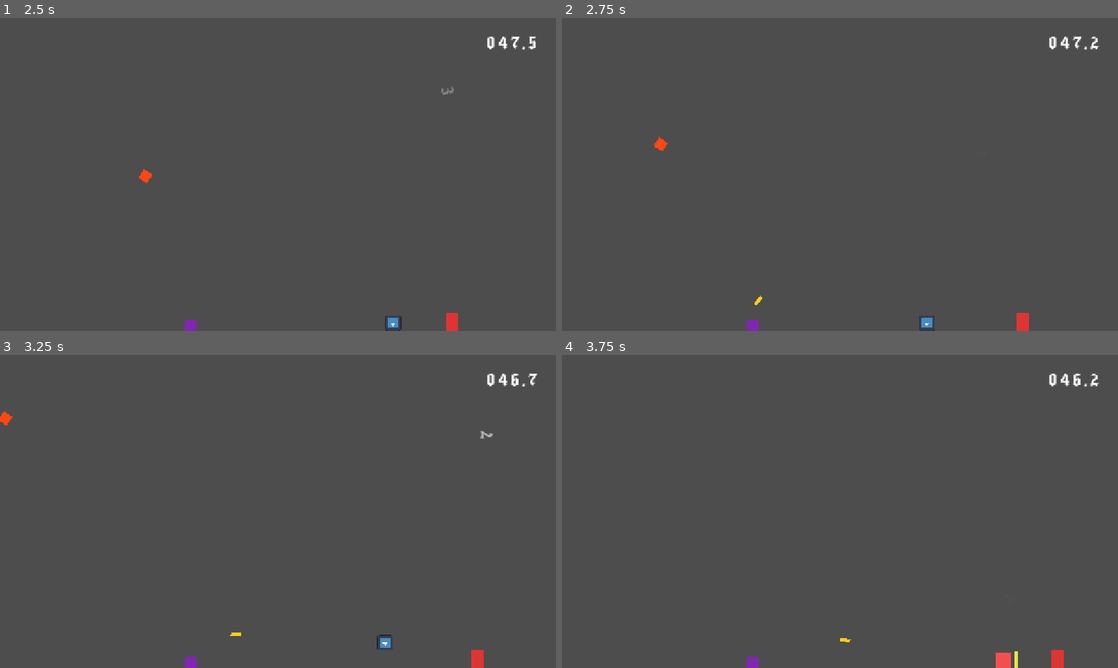
Above: before the commit, frames 1-4 (two rows, left to right).
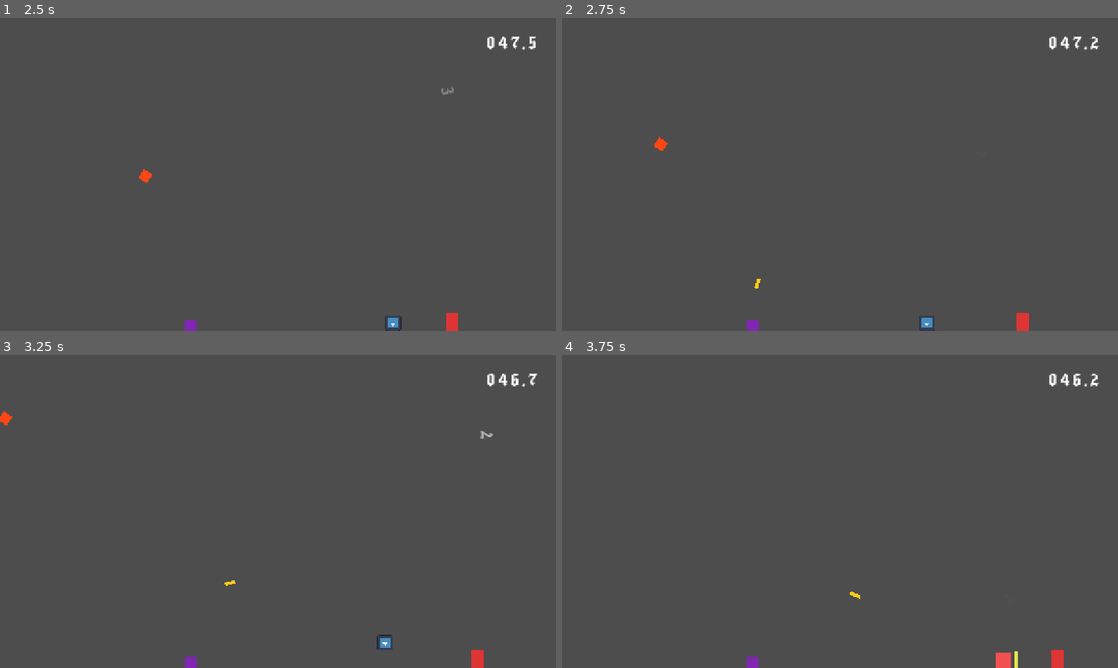
Above: after the commit, the same moments.

Repository: PACarniglia/count-hawk-down
Game: Godot game, scene res://scenes/map_template/map_template.tscn
Same seed, same stepped clock (60 frames per second), same inputs: the game is played once before the commit and once after it. This scene is started directly instead of the project's main scene. The engine's default icon, where the game draws it, is replaced by a stand-in: a white triangle on a blue panel in a dark square.
Inputs (mouse positions are in pixels of both pictures, inside the frame that each line leads up to):
- Up to frame 1 (2.5 s): tap Enter at 0.5 s; move the mouse to (400, 158) at 0.52 s; hold D (move_right) 0.53-2.03 s; click (400, 158) at 0.6 s; tap W (move_jump) at 0.77, 1.52 s; move the mouse to (166, 190) at 1.27 s; right-click (166, 190) at 1.35 s; move the mouse to (333, 105) at 2.02 s; hold A (move_left) from 2.03 s (still down); click (333, 105) at 2.1 s
- Up to frame 2 (2.75 s): keep holding A (move_left)
- Up to frame 3 (3.25 s): move the mouse to (250, 574) at 2.77 s; release A (move_left) at 2.78 s; hold D (move_right) from 2.78 s (still down); right-click (250, 574) at 2.85 s; click (250, 574) at 2.92 s; tap W (move_jump) at 3.02 s
- Up to frame 4 (3.75 s): keep holding D (move_right); move the mouse to (1006, 558) at 3.52 s; click (1006, 558) at 3.6 s

Frame 1 is identical in both runs. In frame 2, less than 0.1% of the frame differs, in the area x 34-36%, y 83-92%; in frame 3, less than 0.1%; in frame 4, less than 0.1%, in the area x 50-54%, y 75-92%.

Commit message:
Add boss room and implement boss enemy behavior. Also missiles now break when they hit the ground, and the speed is increased and turn speed decreased

Diff:
--- a/scenes/Rooms/04_basic_range_combat.tscn
+++ b/scenes/Rooms/04_basic_range_combat.tscn
@@ -48,3 +48,8 @@
 position = Vector2(-600, 330)
 target_room_id = "melee"
 target_entry_id = "EntryPointRight"
+
+[node name="DoorToBoss" parent="." instance=ExtResource("6_door")]
+position = Vector2(600, 330)
+target_room_id = "boss"
+target_entry_id = "EntryPointLeft"
--- /dev/null
+++ b/scenes/Rooms/05_boss_room.tscn
@@ -0,0 +1,55 @@
+[gd_scene format=3 uid="uid://bqj5s1m7s0w5n"]
+
+[ext_resource type="Script" uid="uid://lwkwjbnto4et" path="res://scenes/world/Room.gd" id="1_room"]
+[ext_resource type="PackedScene" path="res://scenes/prefabs/platform/platform.tscn" id="2_platform"]
+[ext_resource type="PackedScene" path="res://scenes/prefabs/doors/Door.tscn" id="3_door"]
+[ext_resource type="PackedScene" path="res://scenes/prefabs/enemy/boss.tscn" id="4_boss"]
+
+[node name="Node2D" type="Node2D" unique_id=562082982]
+script = ExtResource("1_room")
+room_id = "boss"
+
+[node name="Ground" parent="." unique_id=1268826291 instance=ExtResource("2_platform")]
+position = Vector2(0, 394)
+platform_size = Vector2(1376, 48)
+platform_color = Color(0.14902, 0.172549, 0.239216, 1)
+
+[node name="Ground2" parent="." unique_id=693819119 instance=ExtResource("2_platform")]
+position = Vector2(0, -374)
+platform_size = Vector2(1376, 48)
+platform_color = Color(0.14902, 0.172549, 0.239216, 1)
+
+[node name="WallLeft" parent="." unique_id=670107498 instance=ExtResource("2_platform")]
+position = Vector2(-664, 10)
+rotation = 1.5708
+platform_size = Vector2(816, 48)
+platform_color = Color(0.14902, 0.172549, 0.239216, 1)
+
+[node name="WallRight" parent="." unique_id=108884050 instance=ExtResource("2_platform")]
+position = Vector2(664, 10)
+rotation = 1.5708
+platform_size = Vector2(816, 48)
+platform_color = Color(0.14902, 0.172549, 0.239216, 1)
+
+[node name="CenterPlatform" parent="." unique_id=730804428 instance=ExtResource("2_platform")]
+position = Vector2(0, 220)
+platform_size = Vector2(300, 20)
+platform_color = Color(0.14902, 0.172549, 0.239216, 1)
+
+[node name="Boss" parent="." unique_id=1259766396 instance=ExtResource("4_boss")]
+position = Vector2(-2, -76)
+state_id = "boss_01"
+
+[node name="CameraAnchor" type="Marker2D" parent="." unique_id=787327005]
+position = Vector2(0, 10)
+
+[node name="EntryPointLeft" type="Marker2D" parent="." unique_id=1073479515]
+position = Vector2(-600, 352)
+
+[node name="EntryPointRight" type="Marker2D" parent="." unique_id=2037725910]
+position = Vector2(609, 343)
+
+[node name="DoorToRanged" parent="." unique_id=1553564454 instance=ExtResource("3_door")]
+position = Vector2(-600, 330)
+target_room_id = "ranged"
+target_entry_id = "EntryPointRight"
--- /dev/null
+++ b/scenes/prefabs/enemy/boss.gd
@@ -0,0 +1,122 @@
+extends CharacterBody2D
+
+signal player_killed
+
+@export var gravity: float = 1800.0
+@export var max_fall_speed: float = 1200.0
+@export var hop_cooldown: float = 2.2
+@export var hop_vertical_velocity: float = -860.0
+@export var hop_max_horizontal_speed: float = 380.0
+@export var hop_target_air_time: float = 1.0
+@export var ground_friction: float = 2200.0
+@export var missile_scene: PackedScene
+@export var missile_barrage_cooldown: float = 4.0
+@export var missile_count: int = 7
+@export var missile_spread: float = 320.0
+@export var missile_spawn_height: float = -20.0
+@export var missile_speed: float = 350.0
+@export var missile_turn_speed: float = 1.0
+
+@export var state_id: String
+
+var _hop_timer: float = 0.0
+var _missile_timer: float = 0.0
+var _player: Node2D = null
+var _rng := RandomNumberGenerator.new()
+
+
+func _ready() -> void:
+	add_to_group("room_persistent")
+	_player = _find_player()
+	_hop_timer = hop_cooldown
+	_missile_timer = missile_barrage_cooldown
+	_rng.randomize()
+
+
+func _physics_process(delta: float) -> void:
+	if not is_instance_valid(_player):
+		_player = _find_player()
+
+	_hop_timer -= delta
+	_missile_timer -= delta
+
+	if is_on_floor():
+		velocity.x = move_toward(velocity.x, 0.0, ground_friction * delta)
+		if _hop_timer <= 0.0:
+			_perform_hop()
+			_hop_timer = hop_cooldown
+
+	if _missile_timer <= 0.0:
+		_fire_missile_barrage()
+		_missile_timer = missile_barrage_cooldown
+
+	velocity.y = min(velocity.y + gravity * delta, max_fall_speed)
+	move_and_slide()
+	_update_facing()
+
+
+func _perform_hop() -> void:
+	var horizontal_speed := 0.0
+	if is_instance_valid(_player):
+		var delta_x := _player.global_position.x - global_position.x
+		horizontal_speed = clampf(delta_x / maxf(hop_target_air_time, 0.1), -hop_max_horizontal_speed, hop_max_horizontal_speed)
+	velocity.x = horizontal_speed
+	velocity.y = hop_vertical_velocity
+
+
+func _fire_missile_barrage() -> void:
+	if missile_scene == null:
+		return
+	var n := maxi(missile_count, 1)
+	for i in range(n):
+		var t := 0.5 if n == 1 else float(i) / float(n - 1)
+		# Fan from pointing full-left (-PI) to full-right (0) through the top semicircle
+		var angle: float = lerp(-PI, 0.0, t)
+		var dir := Vector2.from_angle(angle)
+		var missile := missile_scene.instantiate()
+		# Set properties BEFORE add_child so _ready() sees the correct values
+		missile.set("launch_direction", dir)
+		missile.set("speed", missile_speed)
+		missile.set("turn_speed", missile_turn_speed)
+		get_tree().current_scene.add_child(missile)
+		missile.global_position = global_position + Vector2(lerp(-missile_spread * 0.5, missile_spread * 0.5, t), missile_spawn_height)
+
+
+func _update_facing() -> void:
+	var visual := get_node_or_null("Polygon2D") as Polygon2D
+	if visual == null:
+		return
+	if velocity.x > 6.0:
+		visual.scale.x = 1.0
+	elif velocity.x < -6.0:
+		visual.scale.x = -1.0
+
+
+func _on_hurtbox_body_entered(body: Node2D) -> void:
+	if body.is_in_group("player"):
+		if body.has_method("take_damage"):
+			body.take_damage()
+		player_killed.emit()
+
+
+func die() -> void:
+	_save_removed_state()
+	queue_free()
+
+
+func _save_removed_state() -> void:
+	if state_id.is_empty():
+		return
+	var node: Node = get_parent()
+	while node != null:
+		if node is StreamedRoom:
+			RoomStateStore.set_entity_state(node.room_id, state_id, {"removed": true})
+			return
+		node = node.get_parent()
+
+
+func _find_player() -> Node2D:
+	var players := get_tree().get_nodes_in_group("player")
+	if players.size() > 0:
+		return players[0] as Node2D
+	return null
--- /dev/null
+++ b/scenes/prefabs/enemy/boss.tscn
@@ -0,0 +1,30 @@
+[gd_scene load_steps=4 format=3]
+
+[ext_resource type="Script" path="res://scenes/prefabs/enemy/boss.gd" id="1_boss"]
+[ext_resource type="PackedScene" path="res://scenes/prefabs/enemy/missile.tscn" id="2_missile"]
+
+[sub_resource type="RectangleShape2D" id="RectangleShape2D_body"]
+size = Vector2(64, 64)
+
+[sub_resource type="CircleShape2D" id="CircleShape2D_hurt"]
+radius = 34.0
+
+[node name="Boss" type="CharacterBody2D" groups=["enemy"]]
+script = ExtResource("1_boss")
+missile_scene = ExtResource("2_missile")
+
+[node name="CollisionShape2D" type="CollisionShape2D" parent="."]
+shape = SubResource("RectangleShape2D_body")
+
+[node name="Polygon2D" type="Polygon2D" parent="."]
+color = Color(0.686275, 0.129412, 0.854902, 1)
+polygon = PackedVector2Array(-32, -32, 32, -32, 32, 32, -32, 32)
+
+[node name="Hurtbox" type="Area2D" parent="."]
+monitoring = true
+monitorable = true
+
+[node name="HurtboxShape" type="CollisionShape2D" parent="Hurtbox"]
+shape = SubResource("CircleShape2D_hurt")
+
+[connection signal="body_entered" from="Hurtbox" to="." method="_on_hurtbox_body_entered"]
--- a/scenes/prefabs/enemy/missile.gd
+++ b/scenes/prefabs/enemy/missile.gd
@@ -3,6 +3,7 @@
 @export var speed: float = 220.0
 @export var turn_speed: float = 2.8
 @export var lifetime: float = 4.0
+@export var launch_direction: Vector2 = Vector2.UP
 
 var _velocity: Vector2 = Vector2.ZERO
 var _lifetime_timer: float = 0.0
@@ -11,9 +12,9 @@
 
 func _ready() -> void:
 	_player = _find_player()
-	# Launch straight up, let homing steer it toward the player
-	_velocity = Vector2.UP * speed
-	rotation = Vector2.UP.angle()
+	# Launch in given direction; homing steers from there
+	_velocity = launch_direction.normalized() * speed
+	rotation = _velocity.angle()
 	# Defer connection one frame so spawner's collision shape doesn't fire immediately
 	call_deferred("_connect_signal")
 
@@ -39,11 +40,11 @@
 
 
 func _on_body_entered(body: Node) -> void:
-	if not body.is_in_group("player"):
-		return
-	if body.has_method("take_damage"):
-		body.take_damage()
-	queue_free()
+	if body.is_in_group("player"):
+		if body.has_method("take_damage"):
+			body.take_damage()
+	if not body.is_in_group("enemy"):
+		queue_free()
 
 
 func _find_player() -> Node2D:
--- a/scenes/prefabs/enemy/missile.tscn
+++ b/scenes/prefabs/enemy/missile.tscn
@@ -1,16 +1,18 @@
-[gd_scene load_steps=3 format=3]
+[gd_scene format=3 uid="uid://b0yj3udoddbau"]
 
-[ext_resource type="Script" path="res://scenes/prefabs/enemy/missile.gd" id="1_mis01"]
+[ext_resource type="Script" uid="uid://c2nt3ev17n1xh" path="res://scenes/prefabs/enemy/missile.gd" id="1_mis01"]
 
 [sub_resource type="CircleShape2D" id="CircleShape2D_hit"]
 radius = 8.0
 
-[node name="Missile" type="Area2D"]
+[node name="Missile" type="Area2D" unique_id=467648689]
 script = ExtResource("1_mis01")
+speed = 380.0
+turn_speed = 1.4
 
-[node name="CollisionShape2D" type="CollisionShape2D" parent="."]
+[node name="CollisionShape2D" type="CollisionShape2D" parent="." unique_id=668675863]
 shape = SubResource("CircleShape2D_hit")
 
-[node name="Polygon2D" type="Polygon2D" parent="."]
-color = Color(1.0, 0.8, 0.1, 1)
+[node name="Polygon2D" type="Polygon2D" parent="." unique_id=480308619]
+color = Color(1, 0.8, 0.1, 1)
 polygon = PackedVector2Array(-12, -4, 12, -4, 12, 4, -12, 4)
--- a/scenes/world/RoomManager.gd
+++ b/scenes/world/RoomManager.gd
@@ -22,7 +22,12 @@
 	"ranged": {
 		"path": "res://scenes/Rooms/04_basic_range_combat.tscn",
 		"position": Vector2(3840, 0),
-		"neighbors": ["melee"],
+		"neighbors": ["melee", "boss"],
+	},
+	"boss": {
+		"path": "res://scenes/Rooms/05_boss_room.tscn",
+		"position": Vector2(5120, 0),
+		"neighbors": ["ranged"],
 	},
 }
 
--- a/scripts/RoomStateStore.gd
+++ b/scripts/RoomStateStore.gd
@@ -16,20 +16,12 @@
 
 
 func save_to_disk() -> Error:
-	var file := FileAccess.open("user://room_state.save", FileAccess.WRITE)
-	if file == null:
-		return FileAccess.get_open_error()
-	file.store_var(rooms, true)
+	# Intentionally disabled: state should not persist across app relaunches.
+	# We still keep `rooms` in memory for the current run.
 	return OK
 
 
 func load_from_disk() -> Error:
-	if not FileAccess.file_exists("user://room_state.save"):
-		return OK
-	var file := FileAccess.open("user://room_state.save", FileAccess.READ)
-	if file == null:
-		return FileAccess.get_open_error()
-	var loaded: Variant = file.get_var(true)
-	if loaded is Dictionary:
-		rooms = loaded
+	# Always start fresh each launch.
+	rooms = {}
 	return OK
Not shown, added: scenes/prefabs/enemy/boss.gd.uid
